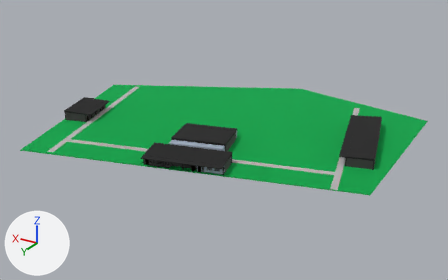
An edit to the glTF model pabellon.glb, drawn before and after from the same camera.
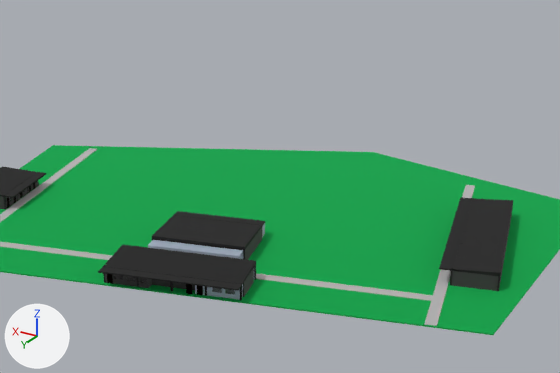
Each version appears first whole from a camera (50 mm lens) standing at (-38.5, 192.4, 72.3) and looking at (52.8, 40.1, -3.8), and next in a close-up on the part from 19% to 91% of the width and 0% to 78% of the height. Lighting does not change. The marker at lower left points along +X, +Y and +Z. The first two pictures are the older version. Where no turn or scale is listed for an object, it has been applied to the vertices.

In view in the first close-up: 'Muros Inicial - Nivel 1', 'Muros Primaria - Nivel 1', 'Pasadizo Inicial - Nivel 1', 'Pasadizo Primaria - Nivel 1', 'Pasadizo Secundaria - Nivel 1', 'Techo Especial Z1 Inicial - Nivel 1', 'Techo Especial Z1 Primaria - Nivel 1', 'Techo Especial Z1 SUM - Nivel 1', 'Techo Especial Z1 Secundaria - Nivel 1', 'Terreno Real (PolÃ\xadgono)', '[Sala de Usos MÃºltiples 1] SUM - Nivel 1' and 15 more.
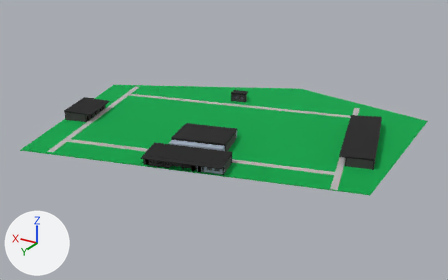
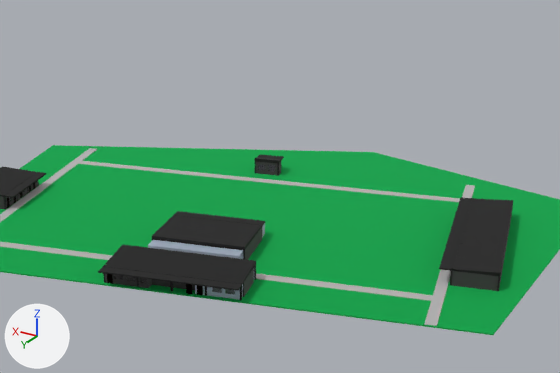
What changed in the scene script:
```text
Add me_ventana_admin___nivel_1___3:
    me_ventana_admin___nivel_1___3.from_pydata([(60.714, 16.845, 1.0), (60.714, 16.845, 2.2), (60.719, 16.825, 1.0), (60.719, 16.825, 2.2), (59.261, 16.469, 1.0), (59.261, 16.469, 2.2), (59.266, 16.45, 1.0), (59.266, 16.45, 2.2)], [], [(1, 2, 0), (1, 3, 2), (5, 4, 6), (5, 6, 7), (5, 0, 4), (5, 1, 0), (7, 6, 2), (7, 2, 3), (4, 0, 2), (6, 4, 2), (5, 3, 1), (7, 3, 5)])
    me_ventana_admin___nivel_1___3.materials.append(mat_mat_7)  # dark grey #4a4a4a
Add me_vigas_admin___nivel_1:
    me_vigas_admin___nivel_1.from_pydata(...)  # 32 vertices, 64 faces; spans x 58.6..63.87, y 14.48..17.6, z 2.7..3.0
    me_vigas_admin___nivel_1.materials.append(mat_mat_3)  # dark grey #4a4a4a
Add me_columnas_admin___nivel_1:
    me_columnas_admin___nivel_1.from_pydata(...)  # 32 vertices, 48 faces; spans x 58.56..63.9, y 14.44..17.63, z 0.0..3.0
    me_columnas_admin___nivel_1.materials.append(mat_mat_3)  # dark grey #4a4a4a
Add me_muros_admin___nivel_1:
    me_muros_admin___nivel_1.from_pydata(...)  # 64 vertices, 124 faces; spans x 58.64..63.83, y 14.52..17.56, z 0.0..2.7
    me_muros_admin___nivel_1.materials.append(mat_mat_5)  # dark grey #6e6e6e
Add me_techo_especial_z1_admin___nivel_1:
    me_techo_especial_z1_admin___nivel_1.from_pydata(...)  # 10 vertices, 16 faces; spans x 58.56..64.35, y 12.7..17.63, z 2.7..3.35
    me_techo_especial_z1_admin___nivel_1.materials.append(mat_mat_3)  # dark grey #4a4a4a
Add me_pasadizo_admin___nivel_1:
    me_pasadizo_admin___nivel_1.from_pydata([(22.2, 11.9, 0.0), (22.2, 11.9, 0.3), (97.3, 31.4, 0.3), (97.3, 31.4, 0.0), (97.8, 29.6, 0.3), (97.8, 29.6, 0.0), (22.7, 10.2, 0.3), (22.7, 10.2, 0.0)], [], [(3, 0, 1), (3, 1, 2), (5, 3, 2), (5, 2, 4), (7, 5, 4), (7, 4, 6), (0, 7, 6), (0, 6, 1), (0, 3, 5), (0, 5, 7), (1, 4, 2), (1, 6, 4)])
    me_pasadizo_admin___nivel_1.materials.append(mat_mat_2)  # light grey #d8d8d8
Add ob_ventana_admin___nivel_1___3:
    ob_ventana_admin___nivel_1___3 = bpy.data.objects.new('Ventana Admin - Nivel 1 - 3', me_ventana_admin___nivel_1___3)
    ob_ventana_admin___nivel_1___3.location = (0.0, 0.0, 0.0)
Add ob_vigas_admin___nivel_1:
    ob_vigas_admin___nivel_1 = bpy.data.objects.new('Vigas Admin - Nivel 1', me_vigas_admin___nivel_1)
    ob_vigas_admin___nivel_1.location = (0.0, 0.0, 0.0)
Add ob_columnas_admin___nivel_1:
    ob_columnas_admin___nivel_1 = bpy.data.objects.new('Columnas Admin - Nivel 1', me_columnas_admin___nivel_1)
    ob_columnas_admin___nivel_1.location = (0.0, 0.0, 0.0)
Add ob_muros_admin___nivel_1:
    ob_muros_admin___nivel_1 = bpy.data.objects.new('Muros Admin - Nivel 1', me_muros_admin___nivel_1)
    ob_muros_admin___nivel_1.location = (0.0, 0.0, 0.0)
Add ob_techo_especial_z1_admin___nivel_1:
    ob_techo_especial_z1_admin___nivel_1 = bpy.data.objects.new('Techo Especial Z1 Admin - Nivel 1', me_techo_especial_z1_admin___nivel_1)
    ob_techo_especial_z1_admin___nivel_1.location = (0.0, 0.0, 0.0)
Add ob_pasadizo_admin___nivel_1:
    ob_pasadizo_admin___nivel_1 = bpy.data.objects.new('Pasadizo Admin - Nivel 1', me_pasadizo_admin___nivel_1)
    ob_pasadizo_admin___nivel_1.location = (0.0, 0.0, 0.0)
```

Boxes (x1, y1, x2, y2) around the edits, measured in the close-ups (560 x 373 px):
'Pasadizo Admin - Nivel 1', added: after (78, 161, 460, 202)
'Muros Admin - Nivel 1', added: after (256, 162, 281, 175)
'Techo Especial Z1 Admin - Nivel 1', added: after (255, 154, 284, 163)
'Ventana Admin - Nivel 1 - 3', added: after (268, 165, 275, 171)
'Vigas Admin - Nivel 1', added: after (256, 157, 281, 164)
